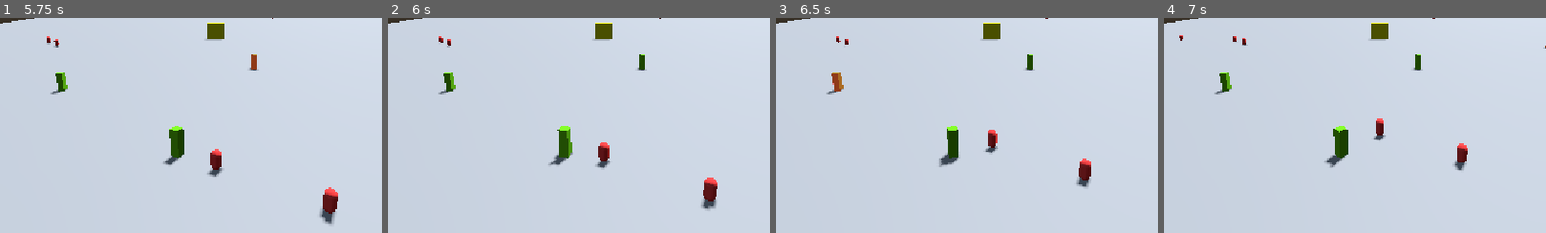
Above: before the commit, frames 1-4 (left to right).
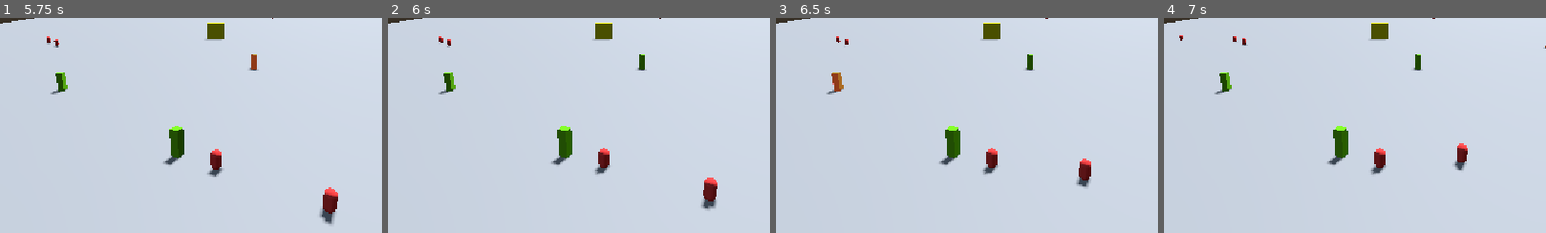
Above: after the commit, the same moments.

Repository: mahdiG/tower-defence
Game: Godot game, scene res://game.tscn
Same seed, same stepped clock (60 frames per second), same inputs: the game is played once before the commit and once after it.
Inputs (mouse positions are % of the whole screen's width and height, from its top left):
- Up to frame 1 (5.75 s): tap Enter at 0.5, 2, 3.5 s; move the mouse to (72, 45) at 0.52 s; click (72, 45) at 0.67 s; tap Space at 1.25, 2.75 s; drag from (30, 55) to (45, 70) at 1.27 s; move the mouse to (60, 28) at 2.02 s; click (60, 28) at 2.17 s; drag from (45, 70) to (20, 35) at 2.77 s; move the mouse to (80, 65) at 3.52 s; click (80, 65) at 3.67 s; drag from (20, 35) to (35, 25) at 4.27 s; move the mouse to (55, 50) at 5.02 s; click (55, 50) at 5.17 s
- Up to frame 2 (6 s): drag from (35, 25) to (30, 55) at 5.77 s
- Up to frame 3 (6.5 s): no input
- Up to frame 4 (7 s): move the mouse to (72, 45) at 6.52 s; click (72, 45) at 6.67 s
The pictures show only the part of the screen within x 22-72%, y 38-88%; the shares and areas given below are measured in that part.

Frame 1 is identical in both runs. In frame 2, 0.6% of the frame differs, in the area x 42-59%, y 50-73%; in frame 3, 0.9%; in frame 4, 0.8%.

Commit message:
enemies now attack

Diff:
--- a/enemy.gd
+++ b/enemy.gd
@@ -7,43 +7,96 @@
 
 @onready var navigation_agent: NavigationAgent3D = $NavigationAgent3D
 @onready var attack_cooldown_timer: Timer = $AttackCooldownTimer
+@onready var attack_area: Area3D = $AttackArea
 
 var health := 100.0
-var target: StaticBody3D
+var shrine: StaticBody3D = null
+var current_target: Node3D = null
+var targets_in_range: Array[Node3D] = []
 var isAttackOnCooldown := false
 
+
 func _ready() -> void:
-	pass
+	attack_area.body_entered.connect(_on_target_entered_range)
+	attack_area.body_exited.connect(_on_target_left_range)
+
+	attack_cooldown_timer.one_shot = true
+
 
 func _physics_process(delta: float) -> void:
 	# Add the gravity.
 	if not is_on_floor():
 		velocity += get_gravity() * delta
 
-	look_at(target.global_position)
+	_update_target()
 
-	navigation_agent.target_position = target.position
-	var current_location := global_transform.origin
-	var next_location := navigation_agent.get_next_path_position()
-	var new_velocity := current_location.direction_to(next_location) * speed
+	if is_instance_valid(current_target):
+		look_at(current_target.global_position)
+		velocity.x = 0.0
+		velocity.z = 0.0
+		move_and_slide()
+		attack(current_target)
+		return
+
+	_move_to_shrine()
+
+
+func _update_target() -> void:
+	targets_in_range = targets_in_range.filter(is_instance_valid)
+
+	# Keep attacking the current target until it dies or leaves the range.
+	if is_instance_valid(current_target) and current_target in targets_in_range:
+		return
+
+	current_target = _find_closest_target()
+
+
+func _find_closest_target() -> Node3D:
+	var closest_target: Node3D = null
+	var closest_distance := INF
+
+	for target in targets_in_range:
+		var distance := global_position.distance_squared_to(target.global_position)
+		if distance < closest_distance:
+			closest_distance = distance
+			closest_target = target
+
+	return closest_target
+
+
+func _move_to_shrine() -> void:
+	if not is_instance_valid(shrine):
+		return
+
+	look_at(shrine.global_position)
+	navigation_agent.target_position = shrine.global_position
+
+	var next_position := navigation_agent.get_next_path_position()
+	var new_velocity := global_position.direction_to(next_position) * speed
 
 	if navigation_agent.avoidance_enabled:
-		# This only works if avoidance is enable in navigation agent
+		# This only works if avoidance is enabled in the navigation agent.
 		navigation_agent.set_velocity(new_velocity)
 	else:
 		velocity = new_velocity
 
 	move_and_slide()
 
+
 func initialize(spawn_position: Vector3, initial_target: StaticBody3D) -> void:
-	target = initial_target
+	shrine = initial_target
 	position = spawn_position
 
 
-func attack():
-	print("attack target: ", target)
+func attack(target: Node3D) -> void:
+	if isAttackOnCooldown:
+		return
+
 	if target.has_method("take_damage"):
 		target.take_damage(basic_attack_damage)
+
+	isAttackOnCooldown = true
+	attack_cooldown_timer.start()
 
 
 func take_damage(amount: float) -> void:
@@ -57,12 +110,24 @@
 	queue_free()
 
 
+func _on_target_entered_range(target: Node3D) -> void:
+	if target in targets_in_range:
+		return
+
+	targets_in_range.append(target)
+
+	# The first target that enters becomes the attack target.
+	if not is_instance_valid(current_target):
+		current_target = target
+
+
+func _on_target_left_range(target: Node3D) -> void:
+	targets_in_range.erase(target)
+
+
 func _on_navigation_agent_velocity_computed(safe_velocity: Vector3) -> void:
 	velocity = safe_velocity
 
-func _on_navigation_agent_target_reached() -> void:
-	if !isAttackOnCooldown:
-		attack()
 
 func _on_attack_cooldown_timer_timeout() -> void:
 	isAttackOnCooldown = false
--- a/enemy.tscn
+++ b/enemy.tscn
@@ -8,6 +8,9 @@
 [sub_resource type="CapsuleMesh" id="CapsuleMesh_laaf8"]
 
 [sub_resource type="CapsuleShape3D" id="CapsuleShape3D_b6dcw"]
+
+[sub_resource type="SphereShape3D" id="SphereShape3D_attack"]
+radius = 4.0
 
 [node name="Enemy" type="CharacterBody3D" unique_id=72920145]
 collision_layer = 4
@@ -28,8 +31,15 @@
 [node name="NavigationAgent3D" type="NavigationAgent3D" parent="." unique_id=1924161802]
 target_desired_distance = 2.0
 
+[node name="AttackArea" type="Area3D" parent="."]
+collision_layer = 0
+collision_mask = 2
+
+[node name="CollisionShape3D" type="CollisionShape3D" parent="AttackArea"]
+transform = Transform3D(1, 0, 0, 0, 1, 0, 0, 0, 1, 0, 1, 0)
+shape = SubResource("SphereShape3D_attack")
+
 [node name="AttackCooldownTimer" type="Timer" parent="." unique_id=300458377]
 one_shot = true
-autostart = true
 
 [connection signal="timeout" from="AttackCooldownTimer" to="." method="_on_attack_cooldown_timer_timeout"]
--- a/game.gd
+++ b/game.gd
@@ -6,8 +6,9 @@
 @export var max_enemies := 10
 
 @onready var enemy_spawn_timer: Timer = $EnemySpawnTimer
-@onready var enemy_target: StaticBody3D = $Shrine
 @onready var enemy_spawn_location: PathFollow3D = $SpawnPath/SpawnLocation
+@onready var shrine: StaticBody3D = $Shrine
+@onready var game_over_label: Label = $GameOverLayer/GameOverLabel
 
 @onready var placer: Node3D = $Placer
 
@@ -18,8 +19,7 @@
 
 # Called when the node enters the scene tree for the first time.
 func _ready() -> void:
-	pass
-	#player.died.connect(_on_player_died)
+	shrine.connect("destroyed", _on_shrine_destroyed)
 	#start_round()
 
 
@@ -45,7 +45,7 @@
 
 	# And give it a random offset.
 	enemy_spawn_location.progress_ratio = randf()
-	enemy.initialize(enemy_spawn_location.position, enemy_target)
+	enemy.initialize(enemy_spawn_location.position, shrine)
 	# call _on_enemy_died function when enemy's died signal is emitted
 	#enemy.died.connect(_on_enemy_died)
 
@@ -60,3 +60,14 @@
 
 	spawn_enemy()
 	enemies_spawned += 1
+
+
+func _on_shrine_destroyed() -> void:
+	if is_game_over:
+		return
+
+	is_game_over = true
+	enemy_spawn_timer.stop()
+	game_over_label.visible = true
+	game_over.emit()
+	get_tree().paused = true
--- a/game.tscn
+++ b/game.tscn
@@ -4,6 +4,7 @@
 [ext_resource type="PackedScene" uid="uid://bbjd4rmnati4b" path="res://enemy.tscn" id="2_e2o6t"]
 [ext_resource type="Script" uid="uid://dsd3fi82ydsfd" path="res://placer.gd" id="3_feb5d"]
 [ext_resource type="PackedScene" uid="uid://ccim83gp3bvnk" path="res://troop.tscn" id="4_fc0e3"]
+[ext_resource type="Script" uid="uid://batqbo88cenqf" path="res://shrine.gd" id="5_shrine"]
 
 [sub_resource type="ProceduralSkyMaterial" id="ProceduralSkyMaterial_e2o6t"]
 sky_horizon_color = Color(0.66224277, 0.6717428, 0.6867428, 1)
@@ -60,6 +61,7 @@
 
 [node name="Shrine" type="StaticBody3D" parent="." unique_id=72884067]
 collision_layer = 2
+script = ExtResource("5_shrine")
 metadata/_edit_group_ = true
 
 [node name="MeshInstance3D" type="MeshInstance3D" parent="Shrine" unique_id=426135503]
@@ -101,4 +103,19 @@
 script = ExtResource("3_feb5d")
 troop_scene = ExtResource("4_fc0e3")
 
+[node name="GameOverLayer" type="CanvasLayer" parent="." unique_id=636484184]
+process_mode = 3
+
+[node name="GameOverLabel" type="Label" parent="GameOverLayer" unique_id=1273786114]
+visible = false
+anchors_preset = 15
+anchor_right = 1.0
+anchor_bottom = 1.0
+grow_horizontal = 2
+grow_vertical = 2
+theme_override_font_sizes/font_size = 64
+text = "Game Over"
+horizontal_alignment = 1
+vertical_alignment = 1
+
 [connection signal="timeout" from="EnemySpawnTimer" to="." method="_on_enemy_spawn_timer_timeout"]
--- a/project.godot
+++ b/project.godot
@@ -20,15 +20,15 @@
 window/stretch/mode="canvas_items"
 window/stretch/aspect="expand"
 
+[layer_names]
+
+3d_physics/layer_1="World"
+3d_physics/layer_2="Player"
+3d_physics/layer_3="Enemies"
+
 [physics]
 
 3d/physics_engine="Jolt Physics"
-
-[layer_names]
-
-3d_physics/layer_1="World"
-3d_physics/layer_2="Troops"
-3d_physics/layer_3="Enemies"
 
 [rendering]
 
--- /dev/null
+++ b/shrine.gd
@@ -0,0 +1,23 @@
+extends StaticBody3D
+
+signal destroyed()
+
+@export var max_health: float = 1000.0
+
+var health := 1000.0
+var is_destroyed := false
+
+
+func _ready() -> void:
+	health = max_health
+
+
+func take_damage(amount: float) -> void:
+	if is_destroyed:
+		return
+
+	health = maxf(health - amount, 0.0)
+
+	if health <= 0.0:
+		is_destroyed = true
+		destroyed.emit()
--- a/troop.gd
+++ b/troop.gd
@@ -2,21 +2,25 @@
 
 @export var attack_damage: float = 10.0
 @export var attack_interval: float = 1.0
+@export var max_health: float = 100.0
 @export var turn_to_face_target: bool = true
 @export var projectile_scene: PackedScene
 
-@onready var detection_area: Area3D = $DetectionArea
+@onready var attack_area: Area3D = $AttackArea
 @onready var attack_cooldown_timer: Timer = $AttackCooldownTimer
 @onready var projectile_spawn_point: Marker3D = $ProjectileSpawnPoint
 
 var isAttackOnCooldown := false
+var health := 100.0
 var current_target: Node3D = null
 var enemies_in_range: Array[Node3D] = []
 
 
 func _ready() -> void:
-	detection_area.body_entered.connect(_on_enemy_entered_range)
-	detection_area.body_exited.connect(_on_enemy_left_range)
+	health = max_health
+
+	attack_area.body_entered.connect(_on_enemy_entered_range)
+	attack_area.body_exited.connect(_on_enemy_left_range)
 
 	attack_cooldown_timer.one_shot = true
 	attack_cooldown_timer.wait_time = maxf(attack_interval, 0.01)
@@ -93,3 +97,13 @@
 
 func _on_attack_cooldown_timer_timeout() -> void:
 	isAttackOnCooldown = false
+
+
+func take_damage(amount: float) -> void:
+	health -= amount
+	if health <= 0.0:
+		die()
+
+
+func die() -> void:
+	queue_free()
--- a/troop.tscn
+++ b/troop.tscn
@@ -35,9 +35,9 @@
 
 [node name="AttackCooldownTimer" type="Timer" parent="." unique_id=1281296034]
 
-[node name="DetectionArea" type="Area3D" parent="." unique_id=1001311134]
+[node name="AttackArea" type="Area3D" parent="." unique_id=1001311134]
 collision_mask = 4
 
-[node name="CollisionShape3D" type="CollisionShape3D" parent="DetectionArea" unique_id=863871145]
+[node name="CollisionShape3D" type="CollisionShape3D" parent="AttackArea" unique_id=863871145]
 transform = Transform3D(1, 0, 0, 0, 1, 0, 0, 0, 1, 0, 5, 0)
 shape = SubResource("BoxShape3D_laaf8")
Not shown, added: shrine.gd.uid
